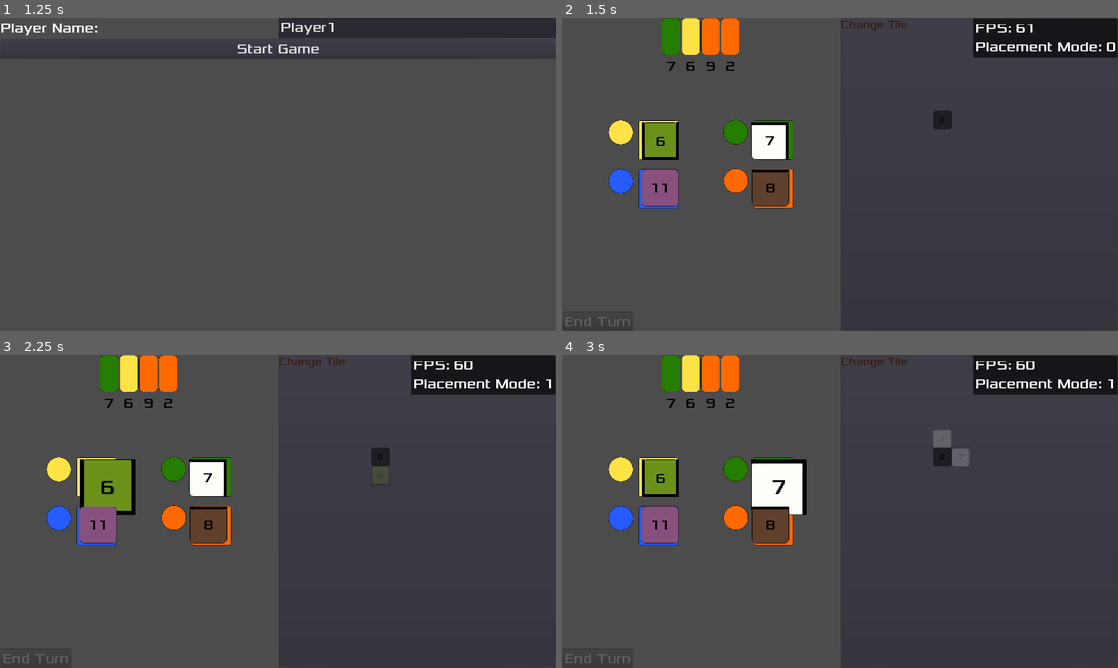
Above: before the commit, frames 1-4 (two rows, left to right).
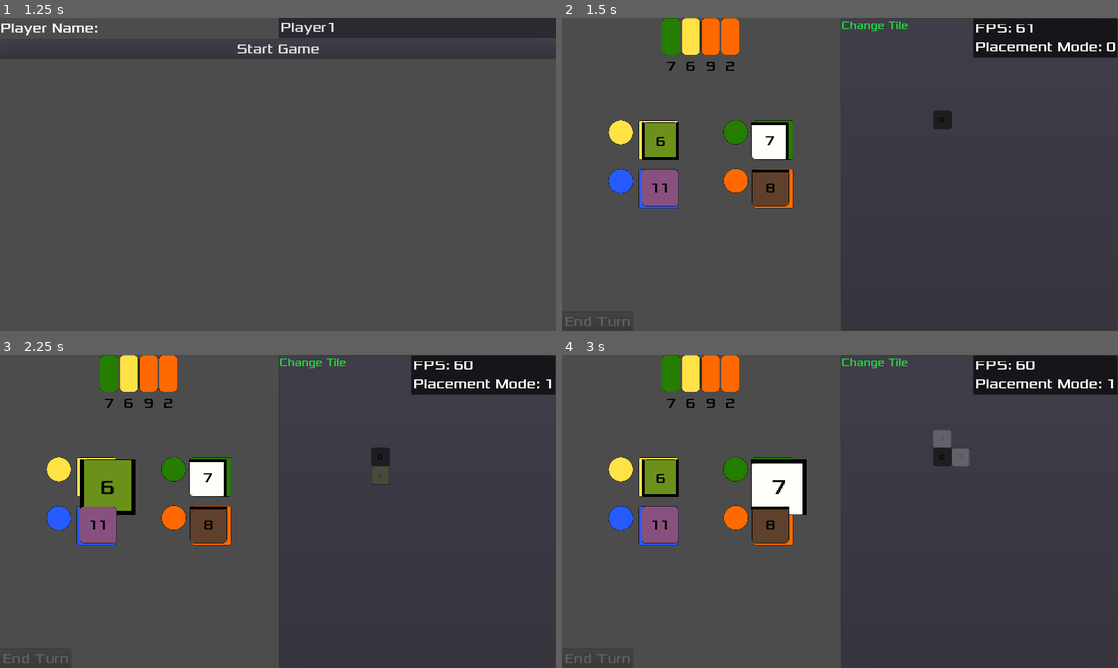
Above: after the commit, the same moments.

Repository: Structed/alcaramba
Game: Godot game, scene res://Drawable/MainMenu/MainMenu.tscn
Two runs of this game, one before a commit and one after it. Both use one fixed random seed, a clock stepped at 60 frames per second and the inputs below.
Inputs:
- Up to frame 1 (1.25 s): click "New Game" at 0.5 s
- Up to frame 2 (1.5 s): click "Start Game" at 1.25 s
- Up to frame 3 (2.25 s): click "6" at 2 s
- Up to frame 4 (3 s): click "7" at 2.75 s

Frame 1 is identical in both runs. In frame 2, 0.2% of the frame differs, in the area x 50-63%, y 0-5%; in frame 3, 0.2%; in frame 4, 0.2%.

Commit message:
19 implement spare tiles (#33)
implement spare tiles

Diff:
--- a/src/alcaramba/Drawable/Game/Game.gd
+++ b/src/alcaramba/Drawable/Game/Game.gd
@@ -9,23 +9,30 @@
 # Called when the node enters the scene tree for the first time.
 func _ready():
 
-
 	_market.get_node("TileMarket").connect("tile_card_selected", self, "_on_tile_card_selected")
+	_town.get_node("ContainerRight").get_node("SpareTiles").connect("tile_card_selected", self, "_on_tile_card_selected")
 
 
 func _on_tile_card_selected(card_node: TileCardDrawable):
-	# If another tile was clicked, we need to first reset the previous tile
-	if _selected_tile != null && card_node != _selected_tile:
-		_selected_tile.reset()
-
+	# reset previously selected and assign new selected tile
+	_deselect_tile()
 	_selected_tile = card_node
+	# connect signal to listen if tile has been placed
 	if _town.is_connected("tile_placed", self, "_on_tile_placed"):
 		_town.disconnect("tile_placed", self, "_on_tile_placed")
 	_town.connect("tile_placed", self, "_on_tile_placed")
+	# send selected tile to town for placement overlay
 	_town.receive_tile(_selected_tile)
+	# highlight selected tile
 	_selected_tile.select()
 
-
+# if tile is placed add it to town stack and remove selection
 func _on_tile_placed(tile: TileCard, position: Vector2):
 	Global.active_player.add_town_tile(tile, position)
 	_selected_tile.clear()
+
+# get to state with no selected tile, remove highlight if there was a previously selected tile
+func _deselect_tile():
+	if _selected_tile != null:
+			_selected_tile.reset()
+	_selected_tile = null
--- /dev/null
+++ b/src/alcaramba/Drawable/Town/SpareTiles.gd
@@ -0,0 +1,33 @@
+extends VBoxContainer
+
+signal tile_card_selected
+
+var _stack_spare_tiles: TileCardCollection = TileCardCollection.new() # contains tiles placed on spare
+
+var tile_scene = preload("res://Drawable/Card/TileCardDrawable.tscn")
+
+# paints all tiles from stack_spare_tiles
+func _display_tiles():
+	# delete already displayed tiles
+	for n in self.get_children():
+		n.queue_free()
+	# create new TileCardDrawable for each til in stack_spare_tiles
+	for _i in range(_stack_spare_tiles.get_card_count()):
+		var tile_node = tile_scene.instance()
+		tile_node._card_info = _stack_spare_tiles.get_card_info_by_index(_i)
+		add_child(tile_node)
+		tile_node.connect("pressed", self, "_on_TileCard_pressed", [tile_node])
+
+func _on_TileCard_pressed(tile_node: TileCardDrawable):
+	tile_node.select()
+	emit_signal("tile_card_selected", tile_node)
+
+# removed tile from town is added to spare parts
+func _on_TileMap_tile_removed(tile: TileCard):
+	_stack_spare_tiles.add_card(tile)
+	_display_tiles()
+
+# if a tile is placed in town, remove it from its spare stack. If it came from market, it is not in spare stack and nothing happens.
+# _position is included in signal for other uses but not used here
+func _on_TileMap_tile_placed(tile: TileCard, _position: Vector2):
+	_stack_spare_tiles.remove_card_by_id(tile.get_id())
--- a/src/alcaramba/Drawable/Town/Town.gd
+++ b/src/alcaramba/Drawable/Town/Town.gd
@@ -2,6 +2,7 @@
 
 # Receives a TileCard, Vector2 position
 signal tile_placed
+signal tile_removed
 
 var _reference_tiles: TileCardCollection = TileCardCollection.new() # complete stack for tile info
 var _town_tiles: TileCardCollection = TileCardCollection.new() # stack for acually placed tiles
@@ -14,6 +15,7 @@
 onready var _tilemap_overlay = get_node("%TileMap_valid_overlay")
 onready var _distances = get_node("%TileMap_distances") # grid to check connectivity of valid tiles
 onready var _inverse_distances = get_node("%TileMap_distances") # grid to check connectivity of invalid tiles
+onready var _spare_tiles = get_node("%SpareTiles")
 
 var tile_card_scene = preload("res://Drawable/Card/TileCardDrawable.tscn")
 
@@ -78,7 +80,8 @@
 				var cell_to_remove = get_cell(x, y)
 				if cell_to_remove != TileMap.INVALID_CELL && cell_to_remove != _starting_tile_id && _is_tile_removable(x, y):
 					var _removed_tile_id = remove_tile(x, y) # remove tile and return its id
-					# TODO #19: send _removed_tile_id to spare tiles
+					# emit signal to send card to spare tiles
+					emit_signal("tile_removed", _reference_tiles.get_card_info_by_id(_removed_tile_id))
 				draw_placed_tiles()
 
 
--- a/src/alcaramba/Drawable/Town/Town.tscn
+++ b/src/alcaramba/Drawable/Town/Town.tscn
@@ -1,8 +1,9 @@
-[gd_scene load_steps=7 format=2]
+[gd_scene load_steps=9 format=2]
 
 [ext_resource path="res://Drawable/Town/Town.gd" type="Script" id=1]
 [ext_resource path="res://Drawable/Card/TileCardDrawable.gd" type="Script" id=2]
 [ext_resource path="res://assets/fonts/Xolonium-Regular.ttf" type="DynamicFontData" id=3]
+[ext_resource path="res://Drawable/Town/SpareTiles.gd" type="Script" id=4]
 [ext_resource path="res://Drawable/Town/TileMap_valid_overlay.gd" type="Script" id=8]
 
 [sub_resource type="TileSet" id=1]
@@ -10,6 +11,8 @@
 [sub_resource type="DynamicFont" id=2]
 size = 40
 font_data = ExtResource( 3 )
+
+[sub_resource type="CanvasItemMaterial" id=3]
 
 [node name="TileMap" type="TileMap"]
 tile_set = SubResource( 1 )
@@ -21,10 +24,12 @@
 margin_bottom = 57.0
 
 [node name="Label" type="Label" parent="TextureButton"]
-modulate = Color( 0.784314, 0.290196, 0.290196, 1 )
-self_modulate = Color( 0.262745, 0.447059, 0.329412, 1 )
-margin_right = 235.0
-margin_bottom = 62.0
+modulate = Color( 0.133333, 0.839216, 0.239216, 1 )
+show_behind_parent = true
+margin_left = 2.0
+margin_top = 2.0
+margin_right = 255.0
+margin_bottom = 64.0
 custom_fonts/font = SubResource( 2 )
 text = "Change Tile"
 
@@ -43,8 +48,24 @@
 margin_bottom = 231.0
 script = ExtResource( 2 )
 
+[node name="ContainerRight" type="VBoxContainer" parent="."]
+material = SubResource( 3 )
+margin_left = 695.0
+margin_top = 314.0
+margin_right = 1050.0
+margin_bottom = 912.0
+
+[node name="SpareTiles" type="VBoxContainer" parent="ContainerRight"]
+unique_name_in_owner = true
+margin_right = 355.0
+margin_bottom = 50.0
+rect_min_size = Vector2( 50, 50 )
+script = ExtResource( 4 )
+
 [node name="TileMap_distances" type="TileMap" parent="."]
 unique_name_in_owner = true
 format = 1
 
+[connection signal="tile_placed" from="." to="ContainerRight/SpareTiles" method="_on_TileMap_tile_placed"]
+[connection signal="tile_removed" from="." to="ContainerRight/SpareTiles" method="_on_TileMap_tile_removed"]
 [connection signal="pressed" from="TextureButton" to="." method="_on_TextureButton_pressed"]
--- a/src/alcaramba/Scripts/AbstractCardCollection.gd
+++ b/src/alcaramba/Scripts/AbstractCardCollection.gd
@@ -21,6 +21,9 @@
 			return card
 	return null
 
+func get_card_info_by_index(index: int):
+	return _stack[index]
+
 func add_card(card : AbstractCard):
 	_stack.append(card)
 
--- a/src/alcaramba/Scripts/Player.gd
+++ b/src/alcaramba/Scripts/Player.gd
@@ -4,7 +4,7 @@
 
 var index: int
 var name: String
-var money_cards : MoneyCardCollection = MoneyCardCollection.new()
+var money_cards : MoneyCardCollection = MoneyCardCollection.new() # player hand money
 var tile_cards_yard: TileCardCollection = TileCardCollection.new()
 var town_tiles = {}
 
